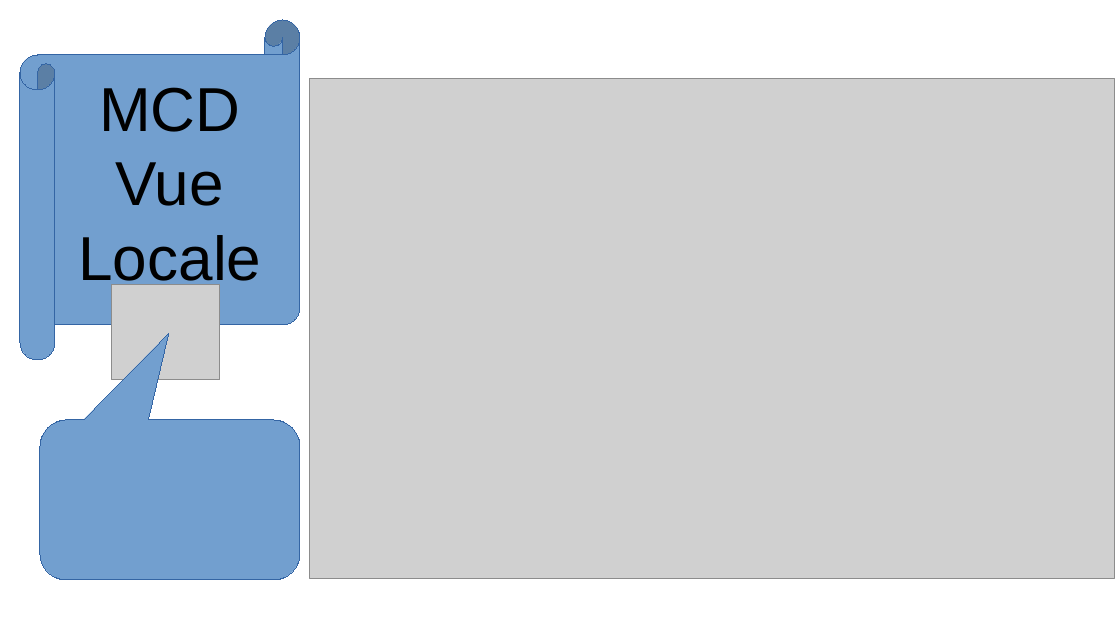
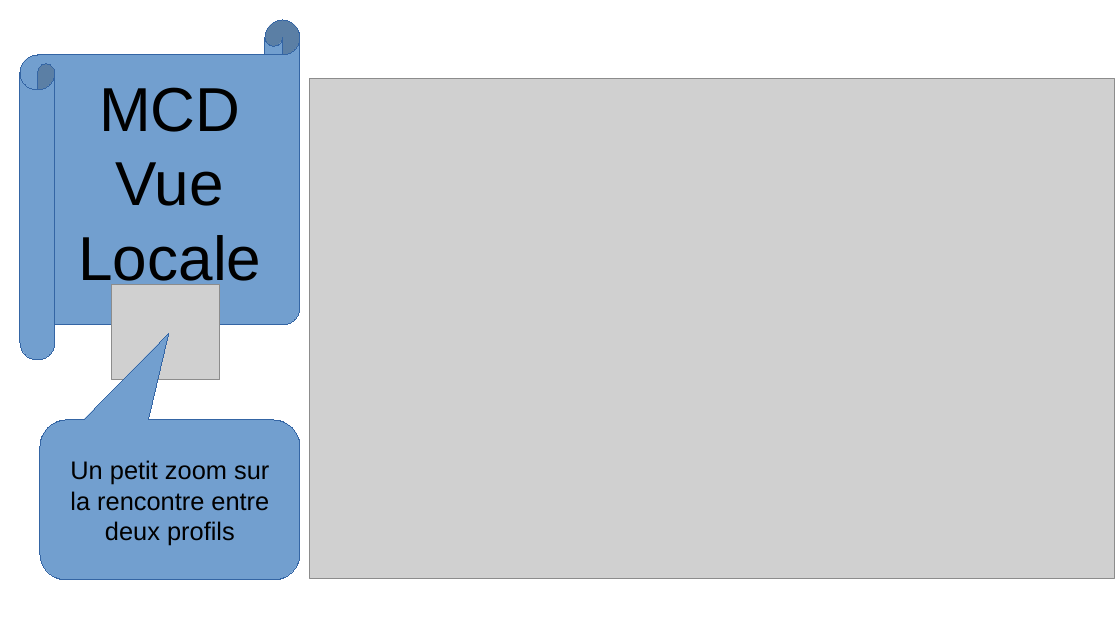
Before and after one commit to theo2b90/git-rea, a slide deck: slide 12 of ORAL.odp (slide 13 before the commit). Drawn at 1120x630 pixels with LibreOffice and Linux fonts; fonts in the diff are those of the drawing; grey boxes stand for pictures. Boxes give left, top, right and bottom in pixels: in the first picture for what was removed or moved away, otherwise in the second. Text is boxed around its words. In the diff, an @@ line names an element or a change of style, - is before the commit and + after.

```diff
--- a/ORAL.odp
+++ b/ORAL.odp
@@ text in rounded speech box at (70, 460, 269, 546): text added @@
+Un petit zoom sur la rencontre entre deux profils
```
Also in this commit, not shown: 10 other slides changed, 2 slides added, 3 slides removed.
